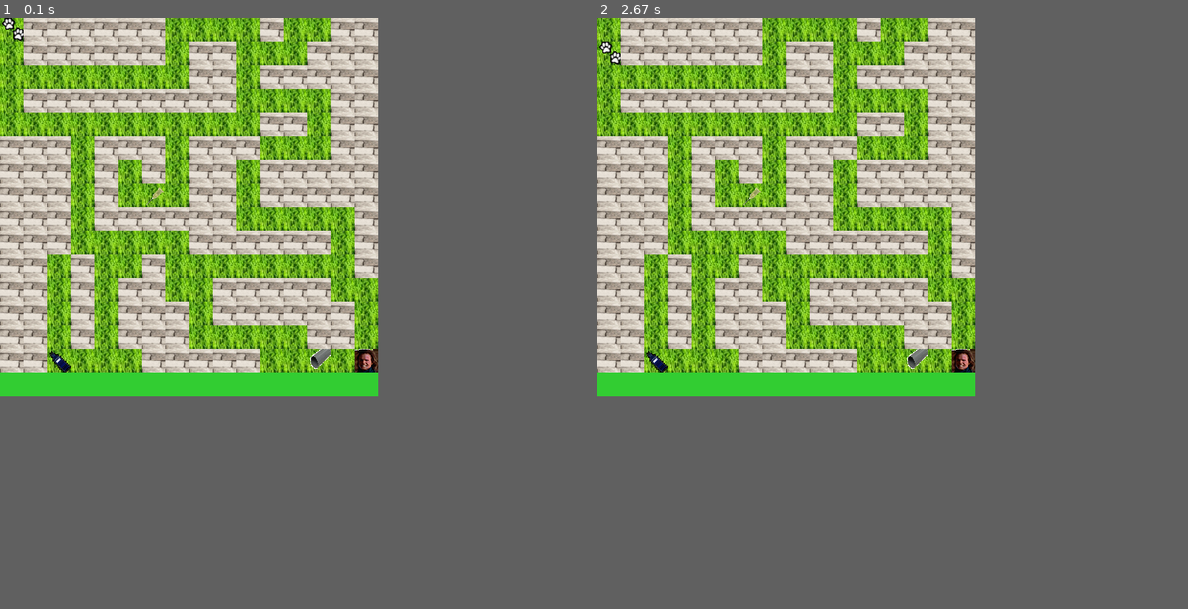
Above: before the commit, frames 1-2 (left to right).
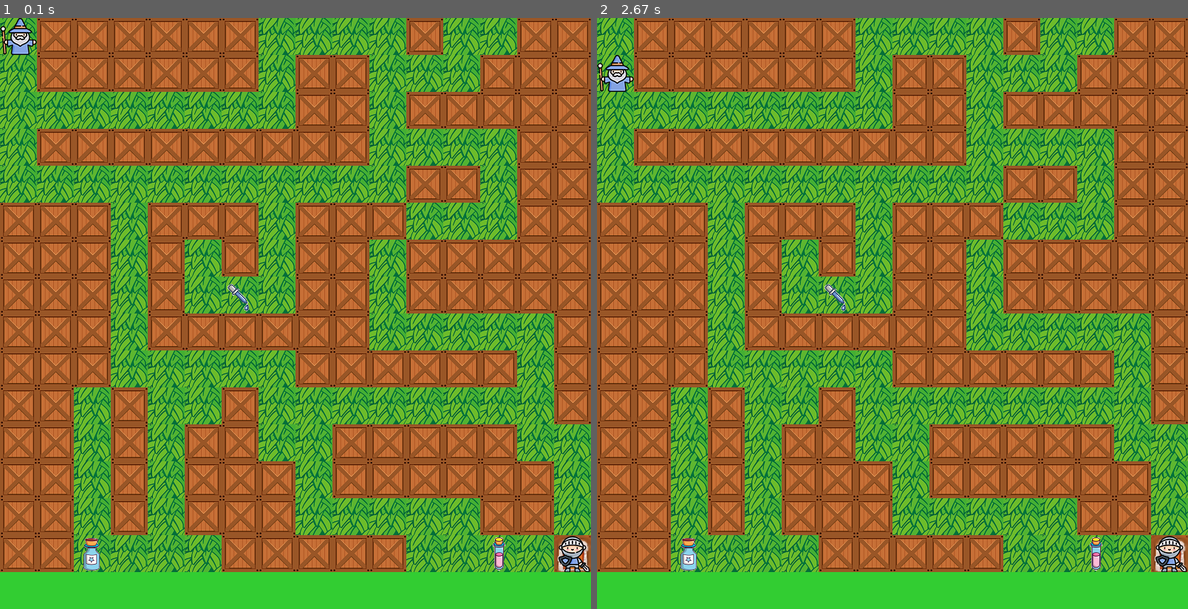
Above: after the commit, the same moments.

Repository: pythonmentor/diane-p3
Game: pygame game, started from gamepygame.py
Two runs of this game, one before a commit and one after it. Both use one fixed random seed, a clock stepped at 60 frames per second and the inputs below.
Inputs:
- Up to frame 1 (0.1 s): no input
- Up to frame 2 (2.67 s): hold Right 0.33-0.8 s; hold Up 0.83-1.3 s; hold Left 1.83-2.37 s; hold Down from 2.4 s (still down)
In our replay, the window is 512x512 before the commit and 800x800 after it. These sizes can differ from the game's own. Grey fills any space a smaller window leaves; there, only what the larger window draws over its background counts as a difference.

The runs differ from the first frame. In frame 1, 83% of the frame differs, in the area x 0-100%, y 0-100%; in frame 2, 83%.

Commit message:
Mise à jour des ressoruces

Diff:
--- a/chimp.py
+++ b/chimp.py
@@ -1,133 +1,7 @@
-#!/usr/bin/env python
-"""
-This simple example is used for the line-by-line tutorial
-that comes with pygame. It is based on a 'popular' web banner.
-Note there are comments here, but for the full explanation,
-follow along in the tutorial.
-"""
 
 
-# Import Modules
-import os, pygame
-from pygame.locals import *
-from pygame.compat import geterror
-
-if not pygame.font:
-    print("Warning, fonts disabled")
-if not pygame.mixer:
-    print("Warning, sound disabled")
-
-main_dir = os.path.split(os.path.abspath(__file__))[0]
-data_dir = os.path.join(main_dir, "resources")
 
 
-# functions to create our resources
-def load_image(name, colorkey=None):
-    fullname = os.path.join(data_dir, name)
-    try:
-        image = pygame.image.load(fullname)
-    except pygame.error:
-        print("Cannot load image:", fullname)
-        raise SystemExit(str(geterror()))
-    image = image.convert()
-    if colorkey is not None:
-        if colorkey == -1:
-            colorkey = image.get_at((0, 0))
-        image.set_colorkey(colorkey, RLEACCEL)
-    return image, image.get_rect()
-
-
-def load_sound(name):
-    class NoneSound:
-        def play(self):
-            pass
-
-    if not pygame.mixer or not pygame.mixer.get_init():
-        return NoneSound()
-    fullname = os.path.join(data_dir, name)
-    try:
-        sound = pygame.mixer.Sound(fullname)
-    except pygame.error:
-        print("Cannot load sound: %s" % fullname)
-        raise SystemExit(str(geterror()))
-    return sound
-
-
-# classes for our game objects
-class Fist(pygame.sprite.Sprite):
-    """moves a clenched fist on the screen, following the mouse"""
-
-    def __init__(self):
-        pygame.sprite.Sprite.__init__(self)  # call Sprite initializer
-        self.image, self.rect = load_image("tube.png", -1)
-        self.punching = 0
-
-    def update(self):
-        """move the fist based on the mouse position"""
-        pos = pygame.mouse.get_pos()
-        self.rect.midtop = pos
-        if self.punching:
-            self.rect.move_ip(5, 10)
-
-    def punch(self, target):
-        """returns true if the fist collides with the target"""
-        if not self.punching:
-            self.punching = 1
-            hitbox = self.rect.inflate(-5, -5)
-            return hitbox.colliderect(target.rect)
-
-    def unpunch(self):
-        """called to pull the fist back"""
-        self.punching = 0
-
-
-class Chimp(pygame.sprite.Sprite):
-    """moves a monkey critter across the screen. it can spin the
-       monkey when it is punched."""
-
-    def __init__(self):
-        pygame.sprite.Sprite.__init__(self)  # call Sprite intializer
-        self.image, self.rect = load_image("needle.png", -1)
-        screen = pygame.display.get_surface()
-        self.area = screen.get_rect()
-        self.rect.topleft = 10, 10
-        self.move = 9
-        self.dizzy = 0
-
-    def update(self):
-        """walk or spin, depending on the monkeys state"""
-        if self.dizzy:
-            self._spin()
-        else:
-            self._walk()
-
-    def _walk(self):
-        """move the monkey across the screen, and turn at the ends"""
-        newpos = self.rect.move((self.move, 0))
-        if not self.area.contains(newpos):
-            if self.rect.left < self.area.left or self.rect.right > self.area.right:
-                self.move = -self.move
-                newpos = self.rect.move((self.move, 0))
-                self.image = pygame.transform.flip(self.image, 1, 0)
-            self.rect = newpos
-
-    def _spin(self):
-        """spin the monkey image"""
-        center = self.rect.center
-        self.dizzy = self.dizzy + 12
-        if self.dizzy >= 360:
-            self.dizzy = 0
-            self.image = self.original
-        else:
-            rotate = pygame.transform.rotate
-            self.image = rotate(self.original, self.dizzy)
-        self.rect = self.image.get_rect(center=center)
-
-    def punched(self):
-        """this will cause the monkey to start spinning"""
-        if not self.dizzy:
-            self.dizzy = 1
-            self.original = self.image
 
 
 def main():
--- a/constants.py
+++ b/constants.py
@@ -1,3 +1,3 @@
-SPRITE_SIZE = 32
+SPRITE_SIZE = 50
 COLOR_MAROON = (153,101,21)
 COLOR_GREEN = (50,205,50)
--- a/gamepygame.py
+++ b/gamepygame.py
@@ -23,9 +23,16 @@
     QUIT,
 )
 
+if not pygame.font:
+    print("Warning, fonts disabled")
+if not pygame.mixer:
+    print("Warning, sound disabled")
+
 class Game:
     def __init__(self):
-        """ Cette fonction initie le jeu avec un labyrinthe, un joueur, un garde et 3 items éparpillés. """
+        """this function is called when the program starts.
+        it initializes everything it needs, then runs in
+        a loop until the function returns."""
         pygame.init()
         self.running = False
         self.labyrinth = Labyrinth()
@@ -41,15 +48,14 @@
         self.running = True
         # We create our window and fill it with maroon
         screen = pygame.display.set_mode((self.labyrinth.width*SPRITE_SIZE, self.labyrinth.length*SPRITE_SIZE))
-        screen.fill((153,101,21))
+        screen.fill(COLOR_MAROON)
         pygame.display.set_caption('Labyrinthe MacGyver')
-        pygame.mouse.set_visible(0)
         clock = pygame.time.Clock()
 
 
         # On créé le fond de notre labyrinthe
         background = pygame.Surface((self.labyrinth.width*SPRITE_SIZE, self.labyrinth.length*SPRITE_SIZE))
-        walls_image = pygame.image.load("resources/brique.png")
+        walls_image = pygame.image.load("resources/wall.png")
         for position in self.labyrinth.walls:
             background.blit(walls_image, (position.x * SPRITE_SIZE, position.y * SPRITE_SIZE))
         # On créé les chemins
@@ -64,11 +70,11 @@
 
         # On ajoute les items
         # On instancie les sprite
-        player_sprite = PlayerSprite(self.player, "paw.png")
+        player_sprite = PlayerSprite(self.player, "player.png")
         keeper_sprite = KeeperSprite(self.keeper, "keeper.png")
         tube_sprite = ItemSprite(self.tube, "tube.png")
         ether_sprite = ItemSprite(self.ether, "ether.png")
-        needle_sprite = ItemSprite(self.needle, "needle3.png")
+        needle_sprite = ItemSprite(self.needle, "needle.png")
 
         allsprites = pygame.sprite.RenderPlain(player_sprite, needle_sprite, tube_sprite, keeper_sprite, ether_sprite)
 
--- a/models/player.py
+++ b/models/player.py
@@ -27,7 +27,7 @@
                 print("Bravo, vous avez pu endormir le garde et sortir du labyrinthe, vous avez gagné !")
             else:
                 print("Et non, il vous manquait un ou des objets, perdu")
-                pygame.QUIT
+                self.jeu.running = False
         else:
             pass
 
--- a/test.py
+++ /dev/null
@@ -1,34 +0,0 @@
-
-import pygame, os, time
-from pygame import (
-    K_UP,
-    K_DOWN,
-    K_LEFT,
-    K_RIGHT,
-    K_ESCAPE,
-    KEYDOWN,
-    QUIT,
-)
-
-pygame.init()
-
-pygame.display.set_caption('Labyrinthe MacGyver')
-pygame.mouse.set_visible(0)
-clock = pygame.time.Clock()
-
-# On créé le fond de notre labyrinthe
-background = pygame.Surface((15*32,5*32))
-background.fill((255,255,255))
-
-
-
-while True:
-    clock.tick(30)
-    screen = pygame.display.set_mode((15 * 32, 5 * 32))
-    screen.fill((153,101,21))
-    for event in pygame.event.get():
-        if event.type == QUIT:
-          break
-        screen.blit(background, (0, 0))
-        pygame.display.flip()
-        break
--- a/views/images.py
+++ b/views/images.py
@@ -6,13 +6,13 @@
 def load_image(name, colorkey=None):
     fullname = os.path.join('resources', name)
     try:
-        image = pygame.transform.scale(pygame.image.load(fullname), (32, 32))
+        image = pygame.transform.scale(pygame.image.load(fullname), (50, 50))
     except pygame.error as message:
         print("Impossible de charger l'image :", name)
         raise SystemExit
-    image = image.convert()
-    if colorkey is not None:
+    image = image.convert_alpha()
+    return image, image.get_rect()
+"""     if colorkey is not None:
         if colorkey == -1:
             colorkey = image.get_at((0,0))
-        image.set_colorkey(colorkey, pygame.RLEACCEL)
-    return image, image.get_rect()
+        image.set_colorkey(colorkey, pygame.RLEACCEL) """
--- a/views/player.py
+++ b/views/player.py
@@ -5,12 +5,46 @@
 class PlayerSprite(pygame.sprite.Sprite):
     """Déplace un player à travers l'écran. Elle peut faire tournoyer
     le player quand il a attrapé un objet."""
+
     def __init__(self, player, filename):
         super().__init__()      #Appel du constructeur de Sprite
         self.image, self.rect = load_image(filename, -1)
         self.player = player
+        self.bag = 0
 
     def update(self):
         "Déplace ou fait tournoyer, suivant l'état du singe"
         self.rect.x = self.player.position.x * SPRITE_SIZE
         self.rect.y = self.player.position.y * SPRITE_SIZE
+
+#     def _spin(self):
+#         """spin the monkey image"""
+#         center = self.rect.center
+#         self.dizzy = self.dizzy + 12
+#         if self.dizzy >= 360:
+#             self.dizzy = 0
+#             self.image = self.original
+#         else:
+#             rotate = pygame.transform.rotate
+#             self.image = rotate(self.original, self.dizzy)
+#         self.rect = self.image.get_rect(center=center)
+
+
+#     def get_items(self, target):
+#         """catch items and returns the number of items in the bag"""
+#         if self.rect == items.rect
+#             self._spin()
+#         else:
+#             self._update()
+#         self.bag += 1
+#         return self.bag """
+
+# """         def _walk(self):
+#     """move the monkey across the screen, and turn at the ends"""
+#     newpos = self.rect.move((self.move, 0))
+#     if not self.area.contains(newpos):
+#         if self.rect.left < self.area.left or self.rect.right > self.area.right:
+#             self.move = -self.move
+#             newpos = self.rect.move((self.move, 0))
+#             self.image = pygame.transform.flip(self.image, 1, 0)
+#         self.rect = newpos
--- /dev/null
+++ b/views/sounds.py
@@ -0,0 +1,19 @@
+import os
+import sys
+
+import pygame
+
+def load_sound(name):
+    class NoneSound:
+        def play(self):
+            pass
+
+    if not pygame.mixer or not pygame.mixer.get_init():
+        return NoneSound()
+    fullname = os.path.join(data_dir, name)
+    try:
+        sound = pygame.mixer.Sound(fullname)
+    except pygame.error:
+        print("Cannot load sound: %s" % fullname)
+        raise SystemExit(str(geterror()))
+    return sound
Binary file removed: Capture_decran_2020-01-03_a_11.52.40.png
Binary file removed: resources/Screenshot_1.png
Binary file added: resources/bag.png
Binary file removed: resources/brique.png
Binary file removed: resources/brique2.png
Binary file removed: resources/brique3.png
Binary file changed: resources/ether.png
Binary file added: resources/ether1.png
Binary file removed: resources/gardien.png
Binary file added: resources/gate.png
Binary file changed: resources/keeper.png
Binary file changed: resources/needle.png
(and 17 more such lines)
